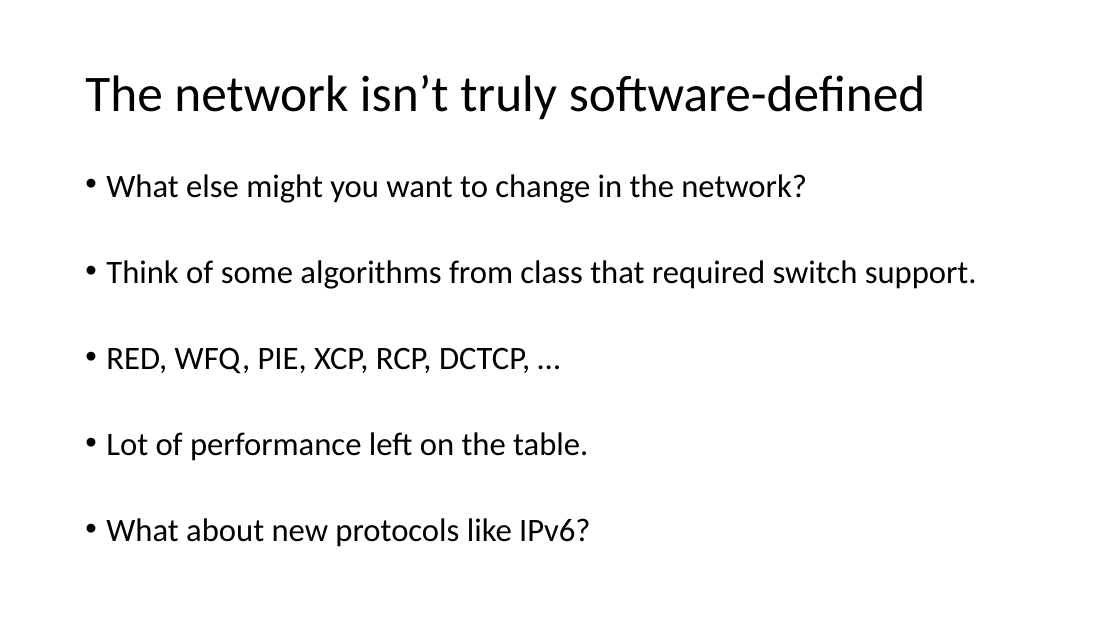
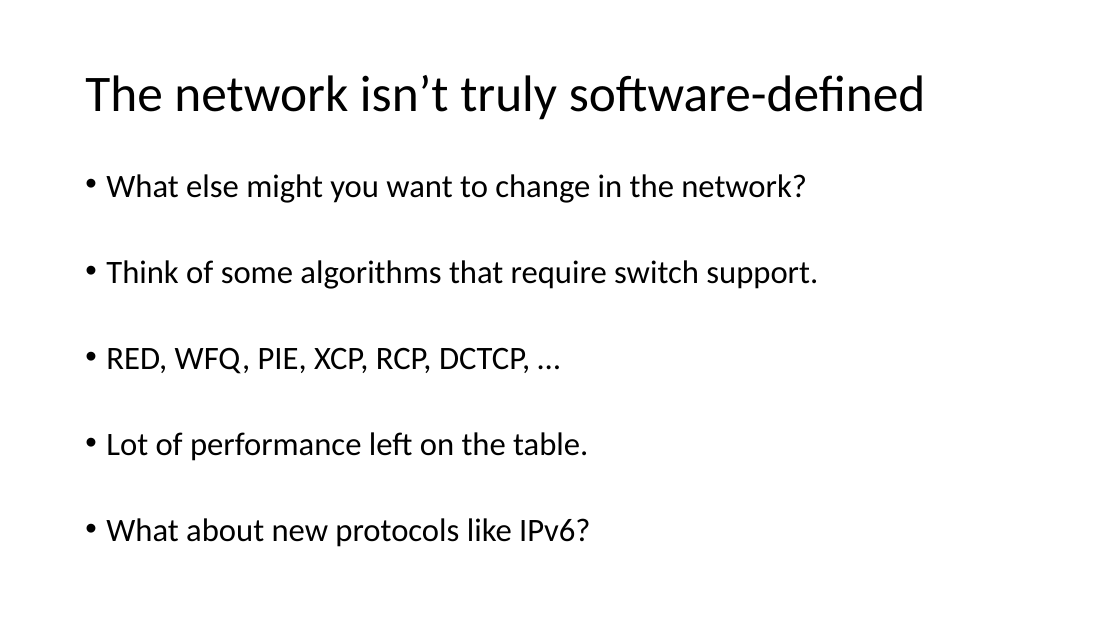
Before and after one commit to anirudhSK/pifo-domino-marple-ppts, a slide deck: slide 7 of RMT-lecture.pptx (slide 6 before the commit). Drawn at 1120x630 pixels with LibreOffice and Linux fonts; fonts in the diff are those of the drawing. Boxes give left, top, right and bottom in pixels: in the first picture for what was removed or moved away, otherwise in the second. Text is boxed around its words. In the diff, an @@ line names an element or a change of style, - is before the commit and + after.

```diff
--- a/RMT-lecture.pptx
+++ b/RMT-lecture.pptx
@@ text at bbox=[106, 260, 818, 289]: text changed @@
-• Think of some algorithms from class that required switch support.
+• Think of some algorithms that require switch support.
```
Also in this commit, not shown: 2 other slides changed, 1 slide added.
